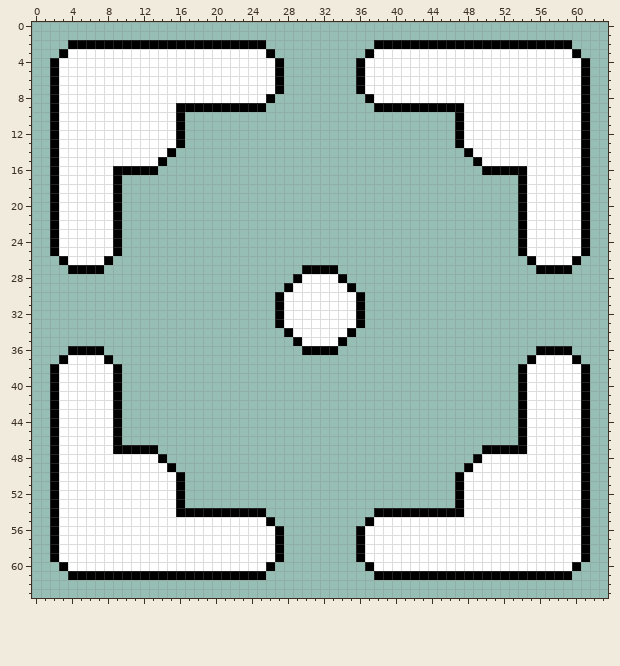
Edited in one commit: pixel-art file (Aseprite/mouse_pointer.aseprite). This is how it looked before the edit.
64x64 pixels, 1 frame.
The result:
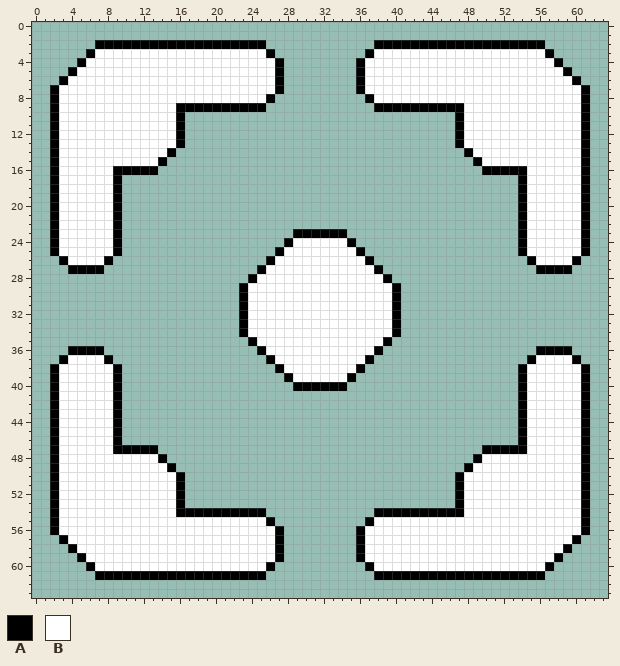
Palette (. is transparent): A #000000  B #ffffff
What changed:
Changed rows in their new state; - is an unchanged pixel.
first column x 2:
 2 --...--------------------------------------------------...--
 3 -...A--------------------------------------------------A...-
 4 ...A----------------------------------------------------A...
 5 ..A------------------------------------------------------A..
 6 .A--------------------------------------------------------A.
first column x 23:
23 ------AAAAAA------
24 -----ABBBBBBA-----
25 ----ABBBBBBBBA----
26 ---ABBBBBBBBBBA---
27 --ABBBBBBBBBBBBA--
28 -ABBBBB----BBBBBA-
29 ABBBBB------BBBBBA
30 ABBBB--------BBBBA
31 ABBBB--------BBBBA
32 ABBBB--------BBBBA
33 ABBBB--------BBBBA
34 ABBBBB------BBBBBA
35 -ABBBBB----BBBBBA-
36 --ABBBBBBBBBBBBA--
37 ---ABBBBBBBBBBA---
38 ----ABBBBBBBBA----
39 -----ABBBBBBA-----
40 ------AAAAAA------
first column x 2:
57 .A--------------------------------------------------------A.
58 ..A------------------------------------------------------A..
59 ...A----------------------------------------------------A...
60 -...A--------------------------------------------------A...-
61 --...--------------------------------------------------...--
Boxes around the changes in both pictures, in picture pixels (x1, y1, x2, y2):
changed: (50, 40, 95, 85)
changed: (545, 40, 590, 85)
changed: (239, 229, 401, 391)
changed: (50, 535, 95, 580)
changed: (545, 535, 590, 580)
